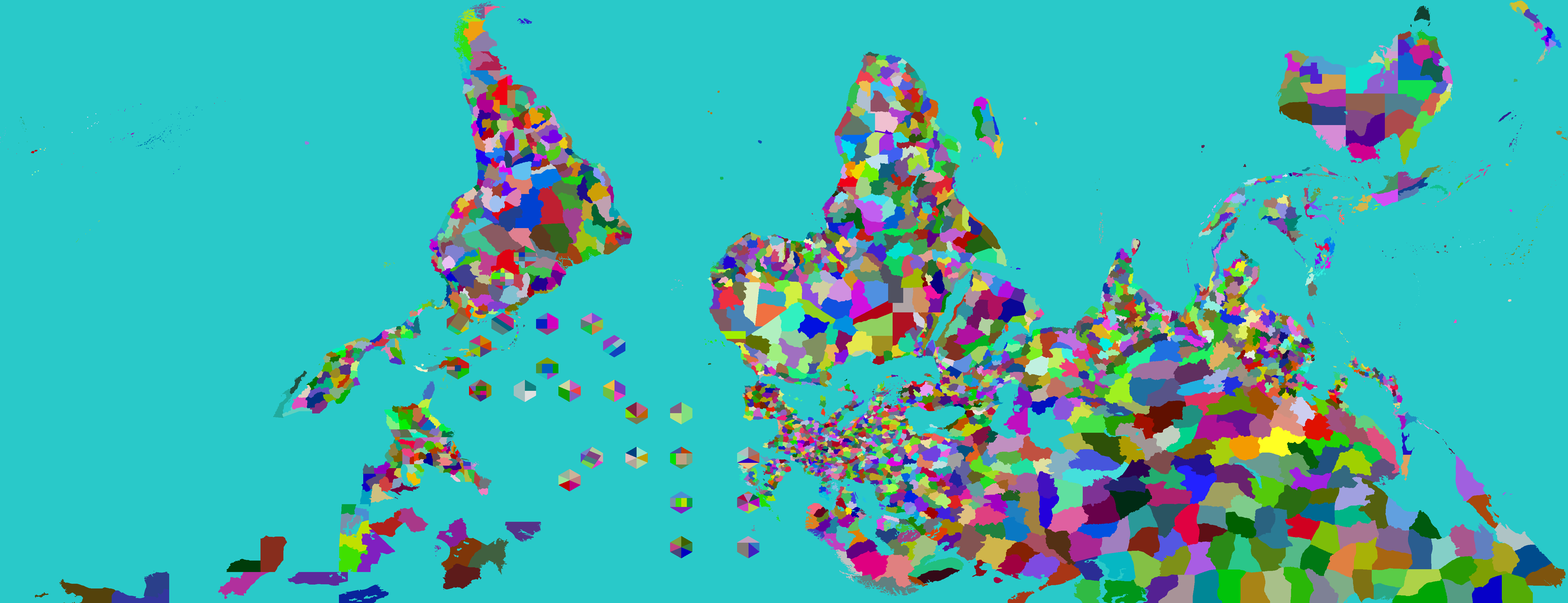
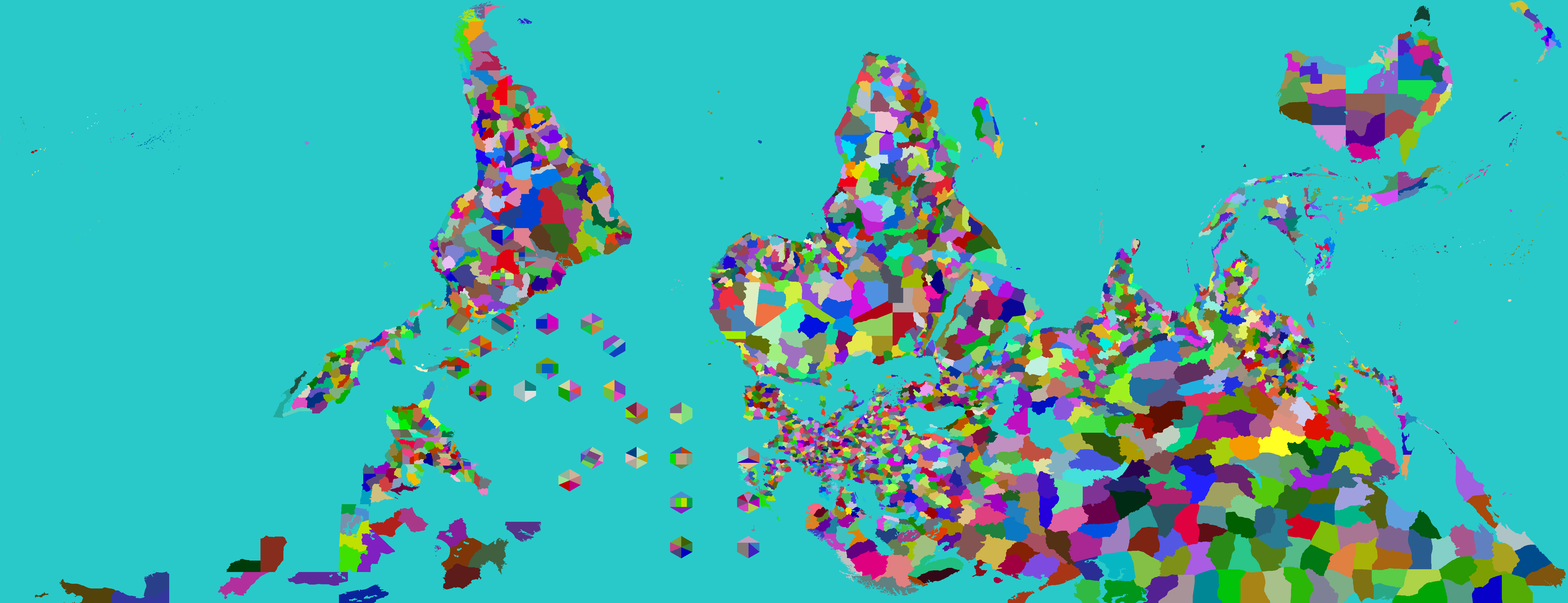
Comparing the layer stacks of the two 1568×603 images. Changes:
painted on "Provinces" over 491, 223, 514, 246
